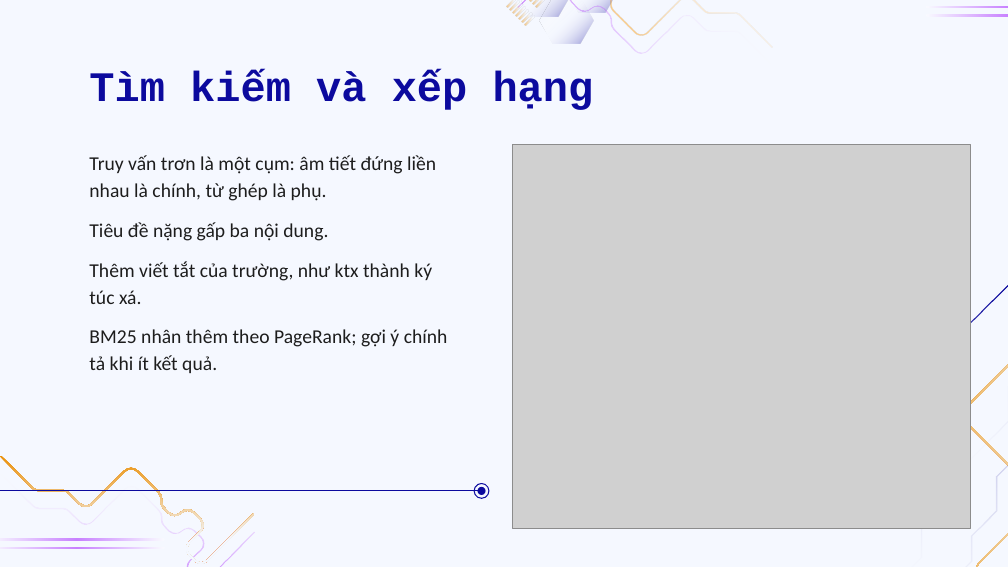
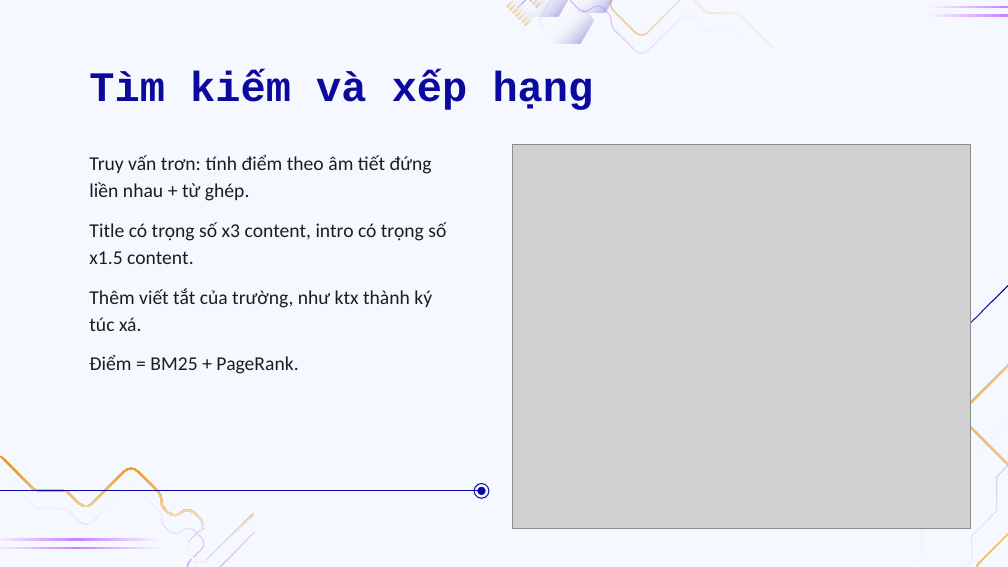
Before and after one commit to doanan293/WebCorpusPipeline, a slide deck: slide 21 of docs/presentation/BAT-thu-thap-boc-tach-tim-kiem.pptx. Drawn at 1008x567 pixels with LibreOffice and Linux fonts; fonts in the diff are those of the drawing; grey boxes stand for pictures; background and template pictures are left out. Boxes give left, top, right and bottom in pixels: in the first picture for what was removed or moved away, otherwise in the second. Text is boxed around its words. In the diff, an @@ line names an element or a change of style, - is before the commit and + after.

```diff
--- a/docs/presentation/BAT-thu-thap-boc-tach-tim-kiem.pptx
+++ b/docs/presentation/BAT-thu-thap-boc-tach-tim-kiem.pptx
@@ subtitle at [89,155,446,264]: text changed @@
-Truy vấn trơn là một cụm: âm tiết đứng liền nhau là chính, từ ghép là phụ.
-Tiêu đề nặng gấp ba nội dung.
+Truy vấn trơn: tính điểm theo âm tiết đứng liền nhau + từ ghép.
+Title có trọng số x3 content, intro có trọng số x1.5 content.
@@ subtitle at [89,355,298,374]: text changed @@
-BM25 nhân thêm theo PageRank; gợi ý chính tả khi ít kết quả.
+Điểm = BM25 + PageRank.
```
Also in this commit, not shown: 3 other slides changed.
